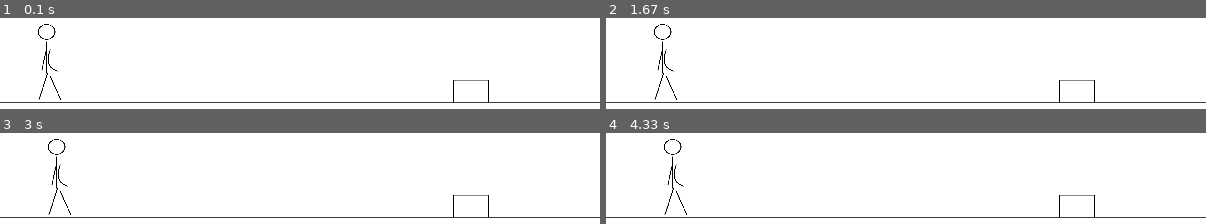
Above: before the commit, frames 1-4 (two rows, left to right).
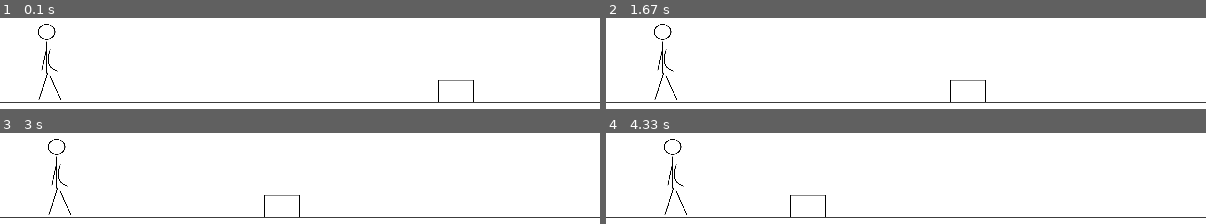
Above: after the commit, the same moments.

Repository: VeroniBraakman/Basic_Game
Game: pygame game, started from PygameTest.py
The game is run twice, just before and just after one commit, with the same random seed, the same clock (stepped at 60 frames per second) and the same inputs.
Inputs:
- Up to frame 1 (0.1 s): no input
- Up to frame 2 (1.67 s): hold Right 0.33-0.8 s; hold Right 0.83-1.3 s; hold Left from 1.33 s (still down)
- Up to frame 3 (3 s): release Left at 1.87 s; hold Left 1.9-2.3 s; hold Right 2.33-2.97 s
- Up to frame 4 (4.33 s): hold Left 3-3.47 s; hold Right 3.5-3.97 s; hold Right from 4 s (still down)

The runs differ from the first frame. In frame 1, 0.2% of the frame differs, in the area x 73-82%, y 68-93%; in frame 2, 0.3%, in the area x 57-82%, y 68-93%; in frame 3, 0.3%; in frame 4, 0.3%.

Commit message:
move an obstacle

Diff:
--- a/PygameTest.py
+++ b/PygameTest.py
@@ -5,7 +5,7 @@
 SCREEN = p.display.set_mode((WIDTH, HEIGHT))
 p.display.set_caption("Basic Game")
 
-VEL = 10
+VEL = 1
 BLACK = (0, 0, 0)
 GREY = (60, 60, 60)
 WHITE = (255, 255, 255)
@@ -16,12 +16,11 @@
 main_object = p.transform.scale(OBJECT, (40, 25))
 
 
-def draw_window(m_c):
+def draw_window(m_c, m_o):
     SCREEN.fill(WHITE)
     SCREEN.blit(main_character, (m_c.x, m_c.y))
-    SCREEN.blit(main_object, (450, 222))
+    SCREEN.blit(main_object, (m_o.x -10, m_o.y))
     p.draw.line(SCREEN, GREY, (0, 245), (600, 245), 1)
-    #p.draw.line(SCREEN, GREY, (0, 55), (600, 55), 1)
     #p.draw.rect(SCREEN, GREY, p.Rect(450, 220, 25, 25), 1)
     p.display.update()
 
@@ -32,23 +31,26 @@
         if e.key == p.K_LEFT and m_c.x >= -275:
             m_c.x -= 10
 
-#def move_main_object():
-
-
+def move_main_object(m_o):
+    p.time.delay(10)
+    m_o.x = m_o.x - VEL
+    if m_o.x < 0:
+        m_o.x = 450
 
 def main():
     m_c = p.Rect((-250, 25), (10, 10))
+    m_o = p.Rect((450, 222), (10, 10))
 
     clock = p.time.Clock()
     run = True
     while run:
         clock.tick(FPS)
+        move_main_object(m_o)
         for e in p.event.get():
             if e.type == p.QUIT:
                 run = False
             move_main_character(e, m_c)
-            #move_obstacle()
-        draw_window(m_c)
+        draw_window(m_c, m_o)
 
     p.quit()
 
